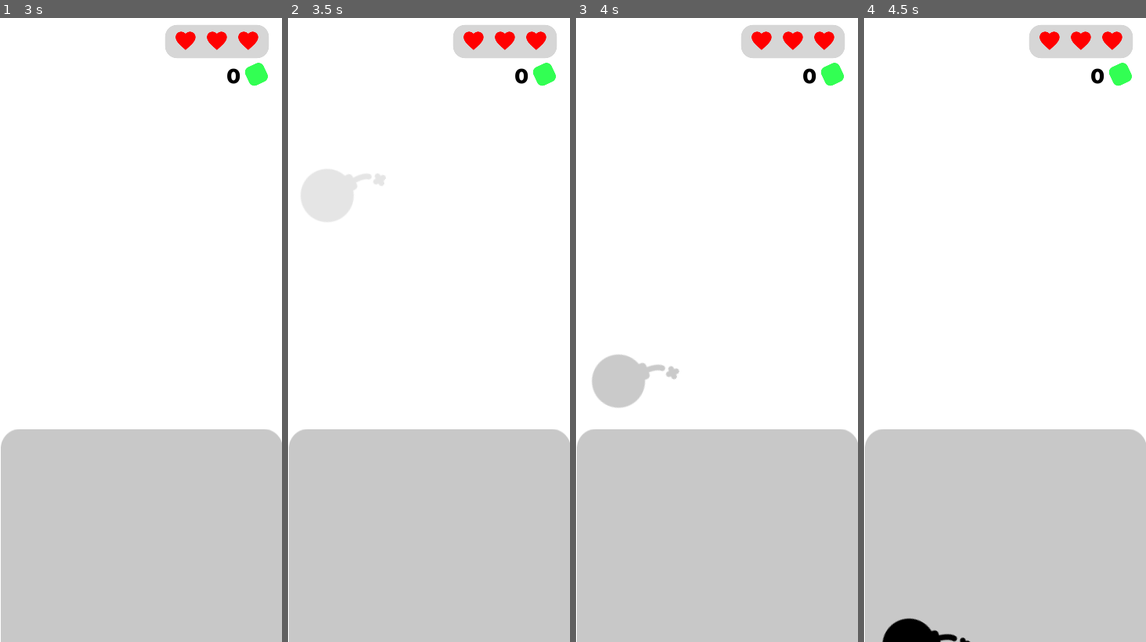
Above: before the commit, frames 1-4 (left to right).
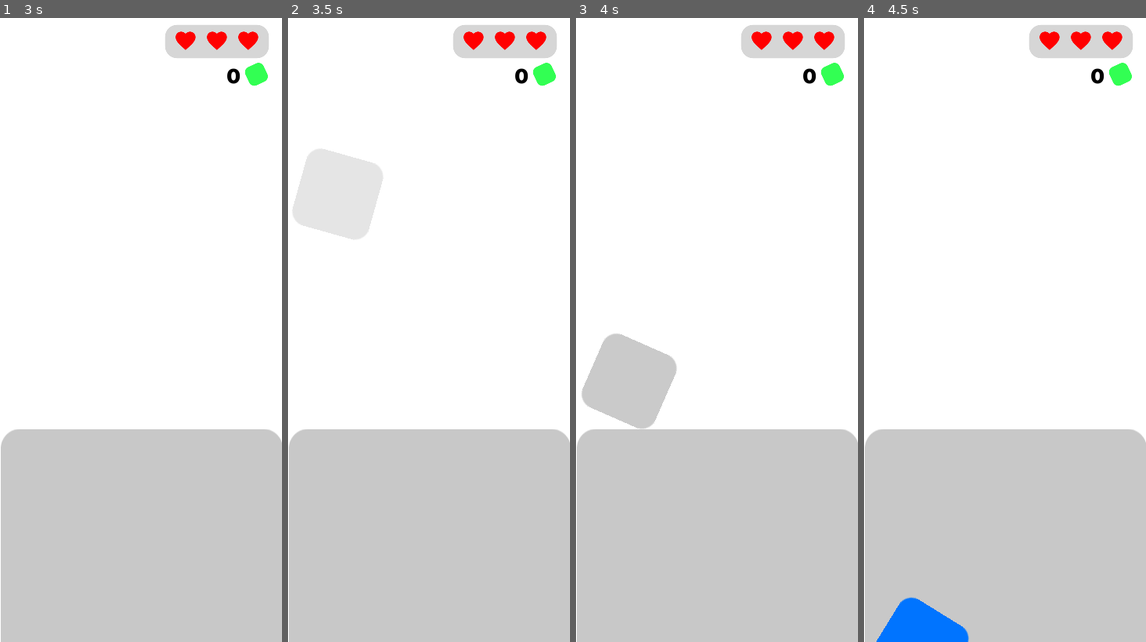
Above: after the commit, the same moments.

Repository: EmilienLeroy/FallingSquare
Game: Godot game, scene res://main.tscn
The game is run twice, just before and just after one commit, with the same random seed, the same clock (stepped at 60 frames per second) and the same inputs.
Inputs (mouse positions are in pixels of both pictures, inside the frame that each line leads up to):
- Up to frame 1 (3 s): click (143, 323) at 0.5 s; move the mouse to (203, 298) at 1.27 s; click (203, 298) at 1.42 s; tap Enter at 2 s; move the mouse to (84, 361) at 2.02 s; click (84, 361) at 2.17 s; tap Space at 2.75 s; move the mouse to (50, 61) at 2.77 s; click (50, 61) at 2.92 s
- Up to frame 2 (3.5 s): no input
- Up to frame 3 (4 s): move the mouse to (702, 454) at 3.52 s; click (702, 454) at 3.67 s
- Up to frame 4 (4.5 s): move the mouse to (1075, 61) at 4.27 s; click (1075, 61) at 4.42 s

Frame 1 is identical in both runs. In frame 2, 1.9% of the frame differs, in the area x 1-35%, y 21-36%; in frame 3, 2.1%, in the area x 1-37%, y 50-66%; in frame 4, 1.5%.

Commit message:
👔 Update rng of spawning item

Diff:
--- a/views/game.gd
+++ b/views/game.gd
@@ -47,25 +47,34 @@
 	max_lifes = life;
 	$Front/Life.update_hearts(life);
 
+# Get randomly an item.
+# The current probability
+# to get theses items are :
+#  - Restore: 5%
+#  - Multi: 10%
+#  - Bomb: 10%
+#  - Multiply: 5%
+#  - Reset: 2% and life =< 2
+#  - Square: 68%
 func get_random_item():
 	var random_float = randf();
 
-	if random_float < 0.65:
-		return Square;
+	if random_float < 0.05:
+		return Restore;
 
-	if random_float < 0.75:
+	if random_float < 0.15:
 		return Multi;
 
-	if random_float < 0.85:
+	if random_float < 0.25:
 		return Bomb;
 
-	if random_float < 0.9:
+	if random_float < 0.30:
 		return Multiply;
 
-	if random_float < 0.95:
+	if random_float < 0.32 and lifes <= 2:
 		return Reset;
 
-	return Restore;
+	return Square;
 
 func create_item():
 	var rotation = rand_range(-1, 1);
